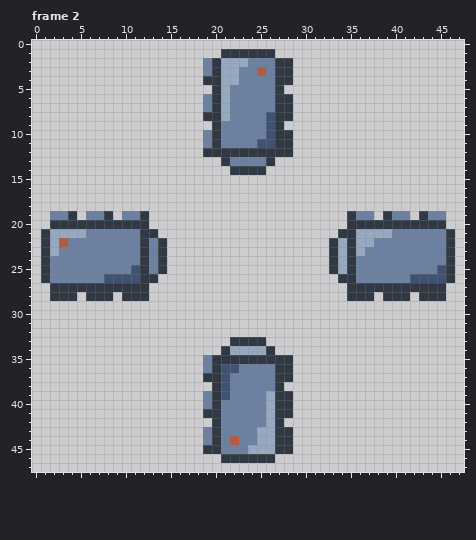
Two states of a pixel-art file, asset_sources/mars/small_rover.aseprite. The first picture shows the starting point.
48x48 pixels, 2 frames. Shown: frame 2. The commit also changed other frames, which this record leaves out.
Now the later version:
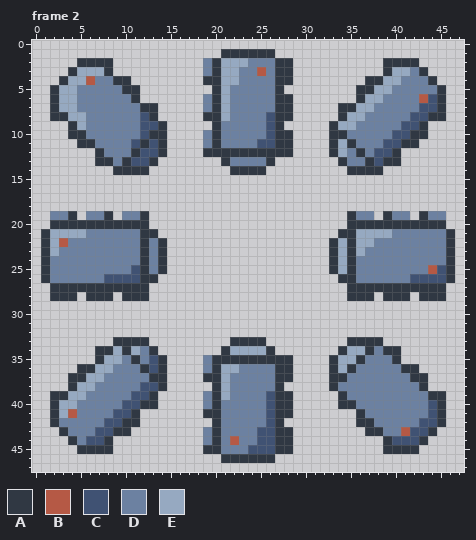
Palette (. is transparent): A #303843  B #b55945  C #405273  D #6c81a1  E #96a9c1
The author wrote: First rover wandering around
Change:
--- frame 2
@@ x 0..47 @@
  1 .....................AAAAAA.....................
- 2 ...................DAEEEDDDAA...................
- 3 ...................DAEEDDBDAA...................
- 4 ...................AAEEDDDDAA...................
- 5 ....................AEDDDDDA....................
- 6 ...................DAEDDDDDAA...................
- 7 ...................DAEDDDDDAA...................
- 8 ...................AAEDDDDCAA...................
- 9 ....................ADDDDDCA....................
-10 ...................DADDDDDCAA...................
-11 ...................DADDDDCCAA...................
-12 ...................AAAAAAAAAA...................
-13 .....................ADDDDA.....................
-14 ......................AAAA......................
+ 2 .....AAAA..........DAEEEDDDAA..........AAAA.....
+ 3 ....AEEEA..........DAEEDDBDAA..........AEEDA....
+ 4 ...AEEBDDAA........AAEEDDDDAA........AAEEDDDA...
+ 5 ..AEEDDDDDAA........AEDDDDDA........AAEEDDDDDA..
+ 6 ..AEEDDDDDDA.......DAEDDDDDAA.......AEEDDDDBCA..
+ 7 ..AEEDDDDDDDAA.....DAEDDDDDAA.....AAEEDDDDDCCA..
+ 8 ..AAEEDDDDDDCA.....AAEDDDDCAA.....AEEDDDDDCCAA..
+ 9 ....AEDDDDDDCCA.....ADDDDDCA.....AEEDDDDDCCA....
+10 ....AADDDDDDCAA....DADDDDDCAA....AADDDDDCCAA....
+11 .....AADDDDCACA....DADDDDCCAA....AEADDDCCAA.....
+12 .......ADDDACCA....AAAAAAAAAA....AEDADCCA.......
+13 .......AADACCA.......ADDDDA.......ADDACAA.......
+14 .........AAAA.........AAAA.........AAAA.........
 15 ................................................
@@ x 42..46 @@
 24 DDDDA
-25 DDDCA
+25 DDBCA
 26 CCCCA
@@ x 0..47 @@
 32 ................................................
-33 ......................AAAA......................
-34 .....................AEEEEA.....................
-35 ...................DAAAAAAAAA...................
-36 ...................DACCDDDDAA...................
-37 ...................AACDDDDDAA...................
-38 ....................ACDDDDDA....................
-39 ...................DACDDDDEAA...................
-40 ...................DADDDDDEAA...................
-41 ...................AADDDDDEAA...................
-42 ....................ADDDDDEA....................
-43 ...................DADDDDEEAA...................
-44 ...................DADBDDEEAA...................
-45 ...................AADDDEEEAA...................
+33 .........AAAA.........AAAA.........AAAA.........
+34 .......AAEAEDA.......AEEEEA.......AEEADAA.......
+35 .......AEEDADCA....DAAAAAAAAA....AEEADDDA.......
+36 .....AAEEDDDACA....DAEEDDDDAA....AEADDDDDAA.....
+37 ....AAEEDDDDDAA....AAEDDDDDAA....AADDDDDDDAA....
+38 ....AEEDDDDDCCA.....AEDDDDDA.....ADDDDDDDDDA....
+39 ..AAEEDDDDDCCA.....DAEDDDDCAA.....ADDDDDDDDDAA..
+40 ..AEEDDDDDCCAA.....DADDDDDCAA.....AADDDDDDDDCA..
+41 ..AEBDDDDCCA.......AADDDDDCAA.......ADDDDDDDCA..
+42 ..ADDDDDCCAA........ADDDDDCA........AADDDDDCCA..
+43 ...ADDDCCAA........DADDDDCCAA........AADDBCCA...
+44 ....ADCCA..........DADBDDCCAA..........ACCCA....
+45 .....AAAA..........AADDDCCCAA..........AAAA.....
 46 .....................AAAAAA.....................
